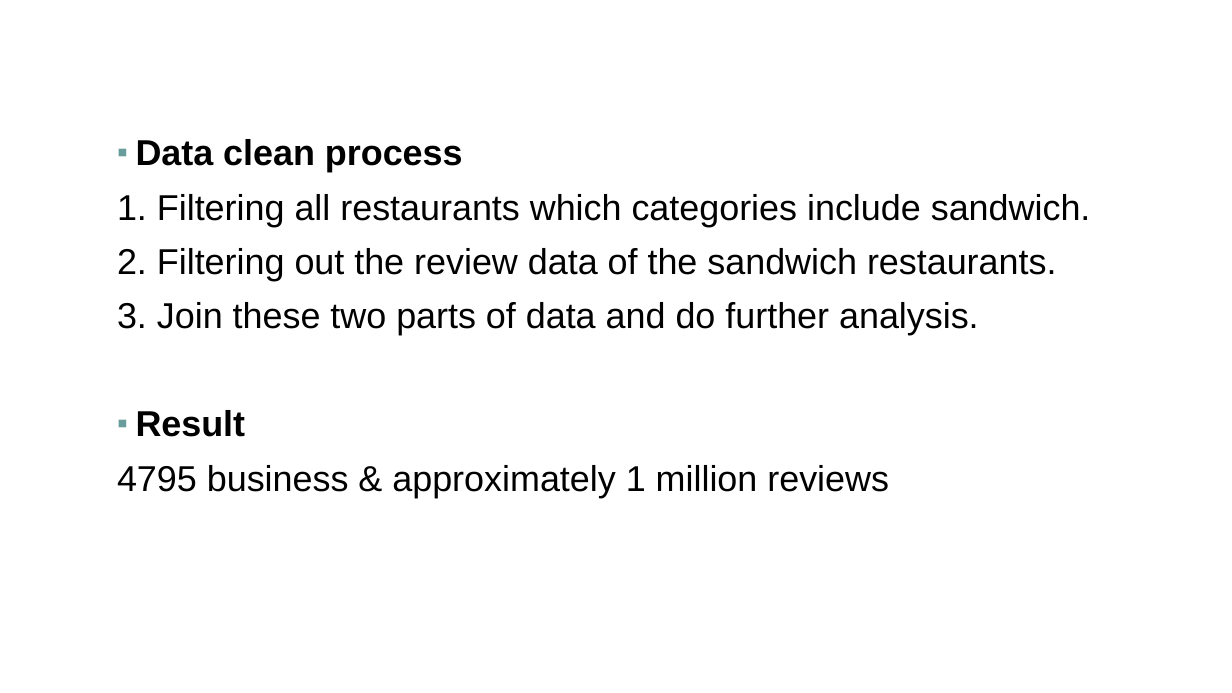
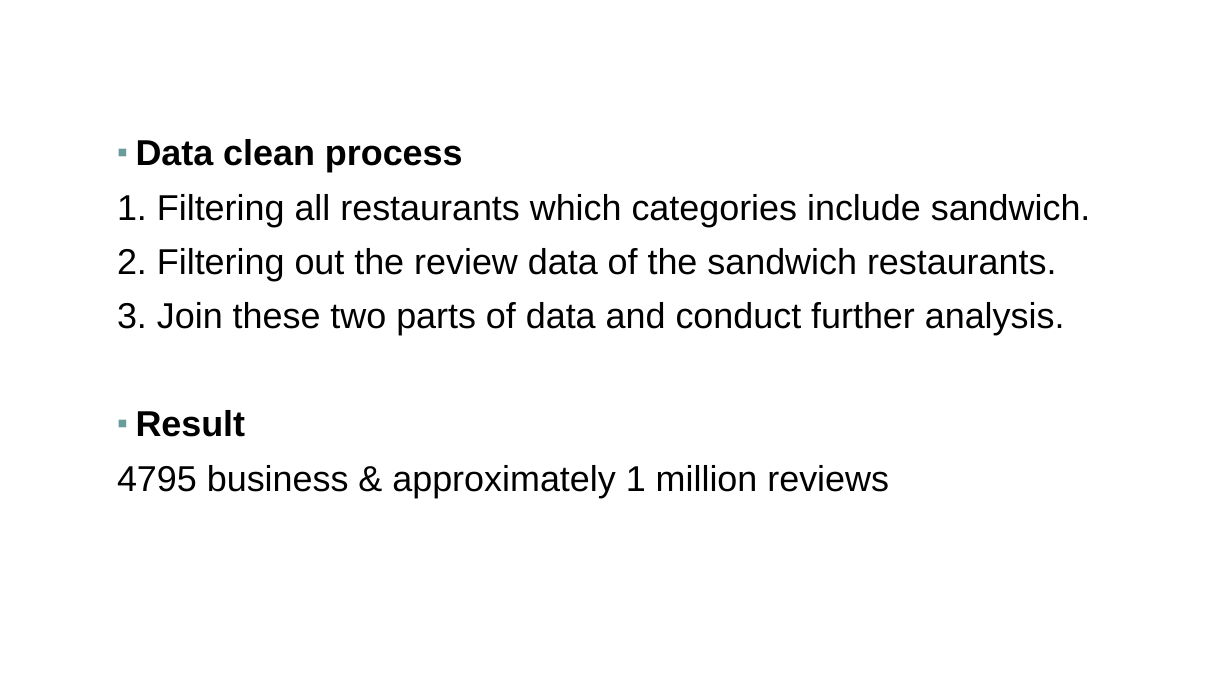
Before and after one commit to oxu2/YelpDataAnalysis, a slide deck: slide 3 of presentationYelpAnalysis.pptx. Drawn at 1232x693 pixels with LibreOffice and Linux fonts; fonts in the diff are those of the drawing; background and template pictures are left out. Boxes give left, top, right and bottom in pixels: in the first picture for what was removed or moved away, otherwise in the second. Text is boxed around its words. In the diff, an @@ line names an element or a change of style, - is before the commit and + after.

```diff
--- a/presentationYelpAnalysis.pptx
+++ b/presentationYelpAnalysis.pptx
@@ text at (117, 302, 1065, 335): text changed @@
-3. Join these two parts of data and do further analysis.
+3. Join these two parts of data and conduct further analysis.
```
Also in this commit, not shown: 5 other slides changed.
